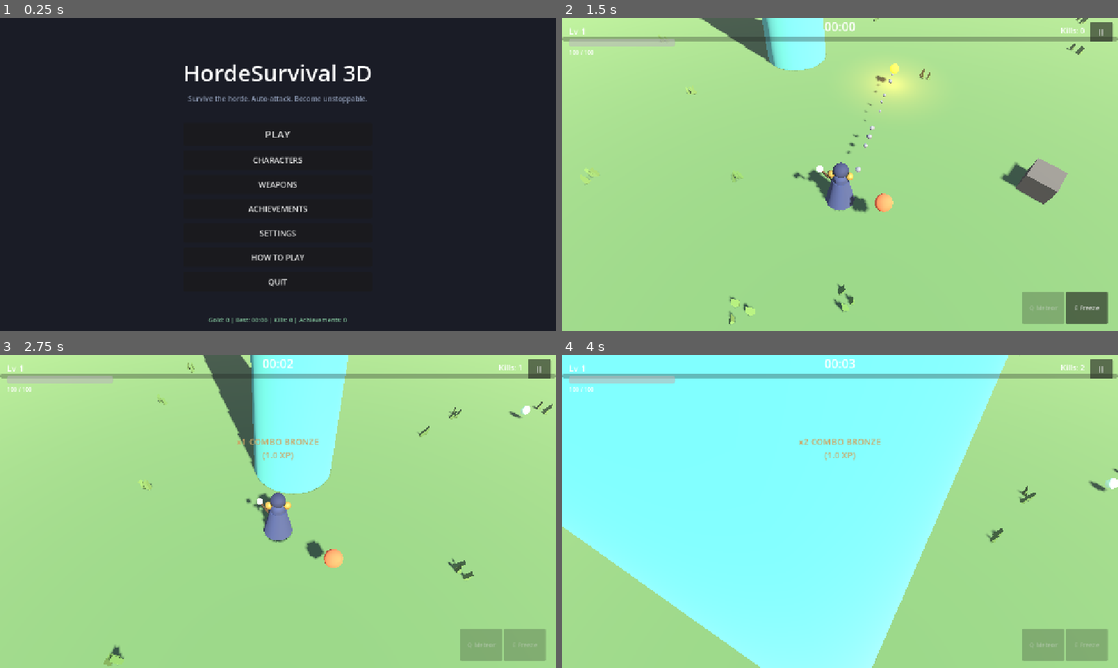
Above: before the commit, frames 1-4 (two rows, left to right).
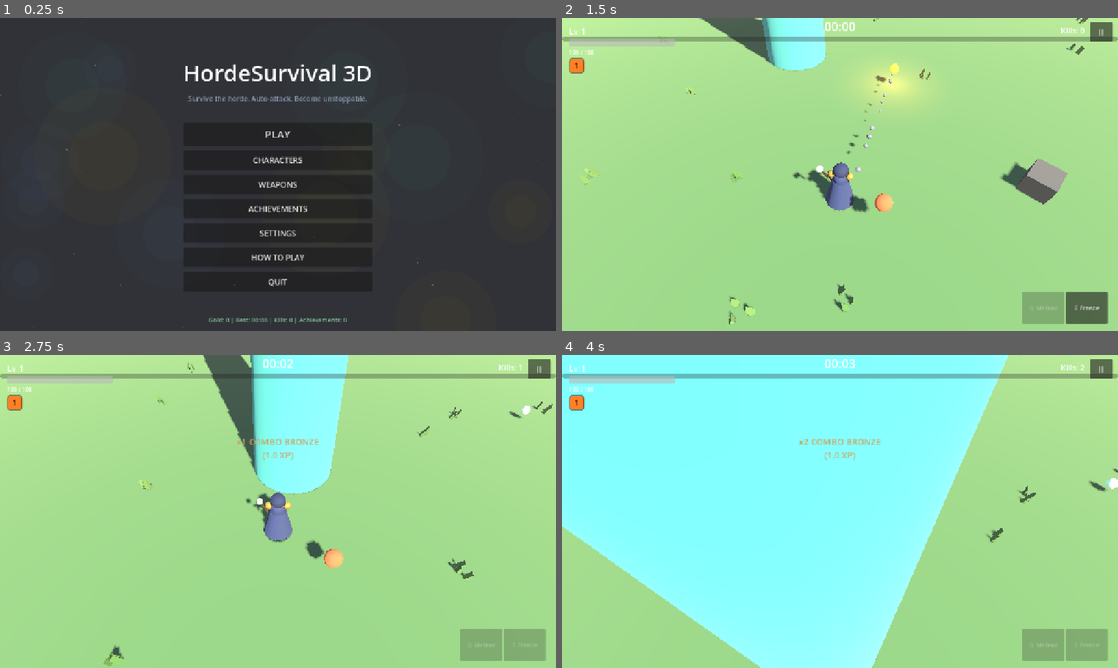
Above: after the commit, the same moments.

Repository: mohsen-niksirat/Horde_Survival_3D
Game: Godot game, scene res://scenes/bootstrap/Boot.tscn
The game is run twice, just before and just after one commit, with the same random seed, the same clock (stepped at 60 frames per second) and the same inputs.
Inputs (mouse positions are in pixels of both pictures, inside the frame that each line leads up to):
- Up to frame 1 (0.25 s): no input
- Up to frame 2 (1.5 s): click "PLAY" at 0.5 s; tap Enter at 1.25 s; move the mouse to (867, 174) at 1.27 s; hold W (move_up) from 1.28 s (still down); tap Q (ability_1) at 1.35 s
- Up to frame 3 (2.75 s): keep holding W (move_up); move the mouse to (250, 511) at 2.02 s; tap E (ability_2) at 2.1 s
- Up to frame 4 (4 s): keep holding W (move_up); move the mouse to (851, 505) at 2.77 s; tap Space (dash) at 2.85 s; move the mouse to (834, 517) at 3.52 s; tap Q (ability_1) at 3.6 s

The runs differ from the first frame. In frame 1, 35% of the frame differs, in the area x 0-100%, y 0-100%; in frame 2, 0.1%; in frame 3, 0.1%; in frame 4, 0.1%.

Commit message:
feat(V7): HUD/UI polish — weapon icons, eased bars, combo pop, menu bg
- Weapon icons row under HP: tinted panel per equipped weapon colored by
  weapon id (WEAPON_FLASH_COLORS), level pips, gold border when evolved;
  refreshes on every applied upgrade/evolution
- HP/XP bars ease toward true values (lerp) instead of snapping
- Combo label: pop+back-ease scale on tier change, small pulse every 5 kills
- Main menu: animated background layer (14 drifting glow orbs + twinkling
  stars, single Node2D redraw, near-zero cost) over a translucent panel
- tests/test_v7_ui.gd V7_UI_PASS (icon count/level/style, bar easing +
  settle, combo pop, menu bg); full regression green

Diff:
--- a/scenes/menu/MainMenu.tscn
+++ b/scenes/menu/MainMenu.tscn
@@ -1,7 +1,8 @@
-[gd_scene load_steps=3 format=3 uid="uid://menu0000000001"]
+[gd_scene load_steps=4 format=3 uid="uid://menu0000000001"]
 
 [ext_resource type="Script" path="res://scenes/menu/main_menu.gd" id="1"]
 [ext_resource type="PackedScene" path="res://scenes/menu/SettingsMenu.tscn" id="2"]
+[ext_resource type="Script" path="res://scenes/menu/menu_animated_bg.gd" id="3"]
 
 [node name="MainMenu" type="Control"]
 layout_mode=3
@@ -12,6 +13,9 @@
 grow_vertical=2
 script=ExtResource("1")
 
+[node name="AnimatedBG" type="Node2D" parent="."]
+script=ExtResource("3")
+
 [node name="Background" type="ColorRect" parent="."]
 layout_mode=1
 anchors_preset=15
@@ -19,7 +23,7 @@
 anchor_bottom=1.0
 grow_horizontal=2
 grow_vertical=2
-color=Color(0.101961, 0.109804, 0.14902, 1)
+color=Color(0.101961, 0.109804, 0.14902, 0.55)
 
 [node name="Center" type="CenterContainer" parent="."]
 layout_mode=1
--- /dev/null
+++ b/scenes/menu/menu_animated_bg.gd
@@ -0,0 +1,44 @@
+extends Node2D
+## V7 animated menu background: slowly drifting glowing orbs over a subtle
+## starfield. Cheap: 14 circles redrawn per frame.
+
+const ORB_COUNT := 14
+const STAR_COUNT := 40
+
+var _orbs: Array = []
+var _stars: Array = []
+var _time: float = 0.0
+var _size: Vector2 = Vector2(1280, 720)
+
+func _ready() -> void:
+	set_process(true)
+	for i in range(ORB_COUNT):
+		_orbs.append({
+			"base": Vector2(randf() * _size.x, randf() * _size.y),
+			"radius": randf_range(60.0, 160.0),
+			"drift": randf_range(10.0, 30.0),
+			"phase": randf() * TAU,
+			"color": [Color(0.42, 0.71, 1.0), Color(1.0, 0.84, 0.0), Color(0.4, 0.9, 0.7)][i % 3],
+		})
+	for i in range(STAR_COUNT):
+		_stars.append({
+			"pos": Vector2(randf() * _size.x, randf() * _size.y),
+			"r": randf_range(0.8, 2.2),
+			"twinkle": randf() * TAU,
+		})
+
+func _process(delta: float) -> void:
+	_time += delta
+	queue_redraw()
+
+func _draw() -> void:
+	for s in _stars:
+		var a := 0.35 + 0.3 * sin(_time * 2.0 + s["twinkle"])
+		draw_circle(s["pos"], s["r"], Color(1, 1, 1, a))
+	for o in _orbs:
+		var pos: Vector2 = o["base"] + Vector2(
+			cos(_time * 0.4 + o["phase"]) * o["drift"] * 2.0,
+			sin(_time * 0.3 + o["phase"]) * o["drift"]
+		)
+		draw_circle(pos, o["radius"], Color(o["color"].r, o["color"].g, o["color"].b, 0.05))
+		draw_circle(pos, o["radius"] * 0.5, Color(o["color"].r, o["color"].g, o["color"].b, 0.06))
--- a/scenes/ui/HUD.tscn
+++ b/scenes/ui/HUD.tscn
@@ -54,6 +54,10 @@
 layout_mode=2
 theme_override_font_sizes/font_size=13
 text="100 / 100"
+
+[node name="WeaponIcons" type="HBoxContainer" parent="TopLeft"]
+layout_mode=2
+theme_override_constants/separation=4
 
 [node name="TopRight" type="VBoxContainer" parent="."]
 layout_mode=1
--- a/scenes/ui/hud.gd
+++ b/scenes/ui/hud.gd
@@ -11,9 +11,11 @@
 @onready var ability1_button: Button = $Abilities/Ability1
 @onready var ability2_button: Button = $Abilities/Ability2
 @onready var pause_button: Button = $PauseButton
+@onready var weapon_icons: HBoxContainer = $TopLeft/WeaponIcons
 
 var _player: Node
 var _ability_controller: Node
+var _last_tier: String = ""
 
 const TIER_COLORS := {
 	"BRONZE": Color(0.8, 0.65, 0.4),
@@ -29,7 +31,41 @@
 	EventBus.player_leveled_up.connect(_on_level_up)
 	RunManager.kills_changed.connect(_on_kills)
 	EventBus.combo_changed.connect(_on_combo)
+	EventBus.upgrade_applied.connect(_on_upgrade_applied)
 	pause_button.pressed.connect(_on_pause_pressed)
+	_refresh_weapon_icons()
+
+func _on_upgrade_applied(_title: String) -> void:
+	_refresh_weapon_icons()
+
+## V7: data-driven weapon icons with level pips.
+func _refresh_weapon_icons() -> void:
+	if _player == null:
+		return
+	for child in weapon_icons.get_children():
+		child.queue_free()
+	var wc: Node = _player.weapon_controller
+	var colors: Dictionary = wc.WEAPON_FLASH_COLORS
+	for w in wc.weapons:
+		var icon := Panel.new()
+		icon.custom_minimum_size = Vector2(36, 36)
+		var sb := StyleBoxFlat.new()
+		sb.bg_color = colors.get(w.data.id, Color(0.8, 0.8, 0.8))
+		sb.set_corner_radius_all(7)
+		sb.border_color = Color(0, 0, 0, 0.4)
+		sb.set_border_width_all(2)
+		if w.evolved:
+			sb.border_color = Color(1.0, 0.84, 0.0)
+		icon.add_theme_stylebox_override("panel", sb)
+		var lv := Label.new()
+		lv.text = str(w.level if not w.evolved else 5)
+		lv.horizontal_alignment = HORIZONTAL_ALIGNMENT_CENTER
+		lv.vertical_alignment = VERTICAL_ALIGNMENT_CENTER
+		lv.set_anchors_preset(Control.PRESET_FULL_RECT)
+		lv.add_theme_font_size_override("font_size", 16)
+		lv.add_theme_color_override("font_color", Color(0, 0, 0, 0.85))
+		icon.add_child(lv)
+		weapon_icons.add_child(icon)
 
 func _on_pause_pressed() -> void:
 	AudioManager.play_game_sfx("ui_click")
@@ -43,15 +79,17 @@
 	ability1_button.text = "Q Meteor"
 	ability2_button.text = "E Freeze"
 
-func _process(_delta: float) -> void:
+func _process(delta: float) -> void:
 	timer_label.text = RunManager.get_time_string()
 	if _player == null:
 		return
+	# V7: bars ease toward their true values (animated feel)
+	var hp_target: float = _player.health.current_hp
 	hp_bar.max_value = _player.health.max_hp
-	hp_bar.value = _player.health.current_hp
+	hp_bar.value = lerpf(hp_bar.value, hp_target, minf(10.0 * delta, 1.0))
 	hp_label.text = "%d / %d" % [int(_player.health.current_hp), int(_player.health.max_hp)]
-	xp_bar.value = _player.experience.current_xp
 	xp_bar.max_value = _player.experience.xp_to_next
+	xp_bar.value = lerpf(xp_bar.value, _player.experience.current_xp, minf(10.0 * delta, 1.0))
 	level_label.text = "Lv %d" % _player.experience.level
 
 	# Ability cooldown indicators
@@ -78,6 +116,18 @@
 	combo_label.add_theme_color_override("font_color", TIER_COLORS.get(tier, Color.WHITE))
 	var size := 20 + mini(count / 10, 6) * 3
 	combo_label.add_theme_font_size_override("font_size", size)
+	# V7: pop + pulse animation on tier change
+	if tier != _last_tier and tier != "BRONZE":
+		_last_tier = tier
+		combo_label.pivot_offset = combo_label.size * 0.5
+		var tween := create_tween()
+		combo_label.scale = Vector2(1.6, 1.6)
+		tween.tween_property(combo_label, "scale", Vector2.ONE, 0.25).set_trans(Tween.TRANS_BACK).set_ease(Tween.EASE_OUT)
+	elif count % 5 == 0:
+		combo_label.pivot_offset = combo_label.size * 0.5
+		combo_label.scale = Vector2(1.1, 1.1)
+		var tw2 := create_tween()
+		tw2.tween_property(combo_label, "scale", Vector2.ONE, 0.12)
 
 func _combo_tier(count: int) -> String:
 	if count >= 200: return "GODLIKE"
--- /dev/null
+++ b/tests/test_v7_ui.gd
@@ -0,0 +1,73 @@
+extends SceneTree
+## V7 validation: weapon icons render with levels, bars ease, combo pops,
+## menu animated background draws.
+
+var failures := 0
+
+func _initialize() -> void:
+	var main_ps: PackedScene = load("res://scenes/main/Main.tscn")
+	var main := main_ps.instantiate()
+	root.add_child(main)
+	for i in range(4):
+		await process_frame
+		await physics_frame
+
+	var player: CharacterBody3D = main.get_node("World/Player")
+	var hud: Control = main.get_node("HUD/Hud")
+	var game_manager := root.get_node("GameManager")
+	game_manager.state = game_manager.State.PLAYING
+
+	# --- Weapon icons: one per weapon with level text ---
+	var icons: HBoxContainer = hud.get_node("TopLeft/WeaponIcons")
+	_check(icons.get_child_count() == player.weapon_controller.weapons.size(), "icon per weapon (%d)" % icons.get_child_count())
+	if icons.get_child_count() > 0:
+		var icon: Panel = icons.get_child(0)
+		var lv: Label = icon.get_child(0)
+		_check(lv.text != "", "icon shows level (%s)" % lv.text)
+		var style: StyleBoxFlat = icon.get_theme_stylebox("panel")
+		_check(style != null, "icon has tinted stylebox")
+
+	# --- Bars ease toward target (not instant) ---
+	var hp_bar: ProgressBar = hud.get_node("TopLeft/HPBar")
+	player.health.take_damage(DamageEvent.new(50.0, "test"))
+	var v0: float = hp_bar.value
+	await process_frame
+	await process_frame
+	var v1: float = hp_bar.value
+	_check(v1 < v0 - 1.0, "HP bar eases (drops gradually, not snap) (%.1f -> %.1f)" % [v0, v1])
+	# let it settle
+	for i in range(40):
+		await process_frame
+	_check(absf(hp_bar.value - player.health.current_hp) < 1.0, "HP bar settles on true value")
+
+	# --- Combo pop tween on tier change ---
+	var combo: Label = hud.get_node("Combo")
+	hud._last_tier = ""
+	hud._on_combo(10, 1.2)
+	await process_frame
+	_check(combo.visible, "combo visible")
+	_check(combo.scale.x > 1.0, "combo pop animating (scale=%.2f)" % combo.scale.x)
+
+	# --- Menu animated background exists ---
+	var menu_ps: PackedScene = load("res://scenes/menu/MainMenu.tscn")
+	var menu := menu_ps.instantiate()
+	root.add_child(menu)
+	await process_frame
+	var bg: Node2D = menu.get_node_or_null("AnimatedBG")
+	_check(bg != null, "menu animated bg node exists")
+	var orbs: int = bg._orbs.size()
+	menu.queue_free()
+	_check(orbs >= 14, "bg orbs spawned (%d)" % orbs)
+
+	if failures == 0:
+		print("V7_UI_PASS")
+	else:
+		print("V7_UI_FAIL failures=", failures)
+	quit(0 if failures == 0 else 1)
+
+func _check(cond: bool, label: String) -> void:
+	if cond:
+		print("OK: ", label)
+	else:
+		push_error("FAIL: " + label)
+		failures += 1
